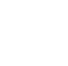
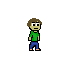
Layered file, before and after one edit (68 x 66). Changes by layer:
showed "Facing Right 3" over [27,18,42,51]
